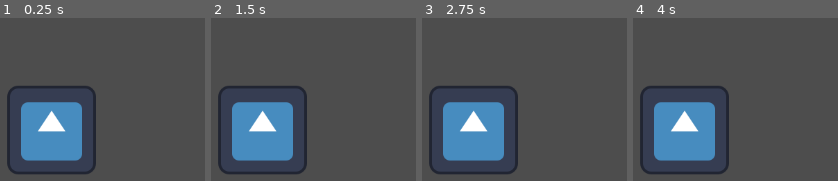
Above: before the commit, frames 1-4 (left to right).
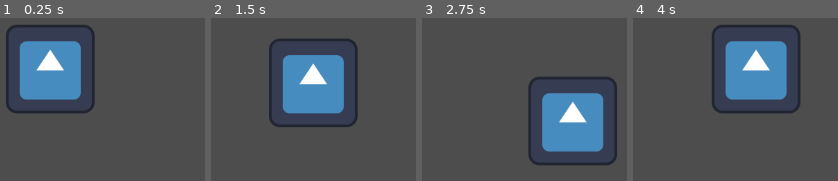
Above: after the commit, the same moments.

Repository: Aer0dev/2024_-openSW_Basic
Game: Godot game, scene res://Scenes/test_stage.tscn
Two runs of this game, one before a commit and one after it. Both use one fixed random seed, a clock stepped at 60 frames per second and the inputs below. The engine's default icon, where the game draws it, is replaced by a stand-in: a white triangle on a blue panel in a dark square.
Inputs:
- Up to frame 1 (0.25 s): no input
- Up to frame 2 (1.5 s): tap Enter at 0.5 s; hold D (right, bound only after the commit) 0.53-1.28 s; hold S (down, bound only after the commit) from 1.28 s (still down)
- Up to frame 3 (2.75 s): release S (down, bound only after the commit) at 2.03 s; hold D (right, bound only after the commit) from 2.03 s (still down)
- Up to frame 4 (4 s): release D (right, bound only after the commit) at 2.78 s; hold W (up, bound only after the commit) 2.78-3.53 s; hold A (left, bound only after the commit) from 3.53 s (still down)

The runs differ from the first frame. In frame 1, 26% of the frame differs, in the area x 2-47%, y 4-96%; in frame 2, 26%; in frame 3, 27%, in the area x 3-96%, y 36-96%; in frame 4, 27%.
Error before the commit: Parse Error: Identifier "screen_size" not declared in the current scope. (res://Scenes/PlayerMovement.gd:6)

Commit message:
Add WASD Movement

Diff:
--- /dev/null
+++ b/Assets/Character/baba.gd
@@ -0,0 +1,14 @@
+extends CharacterBody2D
+
+@export var move_speed : float = 100
+
+func _physics_process(_delta):
+	var input_direction = Vector2(
+		Input.get_action_strength("right") - Input.get_action_strength("left"),
+		Input.get_action_strength("down") - Input.get_action_strength("up")
+	)
+	print(input_direction)
+
+	velocity = input_direction * move_speed
+
+	move_and_slide()
--- /dev/null
+++ b/Assets/Character/baba.tscn
@@ -0,0 +1,15 @@
+[gd_scene load_steps=4 format=3 uid="uid://hmebhprsipv0"]
+
+[ext_resource type="Texture2D" uid="uid://ckftub8sypfxg" path="res://Sprites/icon.svg" id="1_kr5rk"]
+[ext_resource type="Script" path="res://Assets/Character/baba.gd" id="1_npt83"]
+
+[sub_resource type="RectangleShape2D" id="RectangleShape2D_sxcvd"]
+
+[node name="Baba" type="CharacterBody2D"]
+script = ExtResource("1_npt83")
+
+[node name="Sprite2D" type="Sprite2D" parent="."]
+texture = ExtResource("1_kr5rk")
+
+[node name="CollisionShape2D" type="CollisionShape2D" parent="."]
+shape = SubResource("RectangleShape2D_sxcvd")
--- a/Scenes/PlayerMovement.gd
+++ /dev/null
@@ -1,24 +0,0 @@
-extends CharacterBody2D
-
-@export var Speed = 400
-
-func _ready():
-	screen_size = get_viewport_rect().size
-
-
-func _process(delta):
-	var velocity = Vector2.ZERO # The player's movement vector.
-	if Input.is_action_pressed("move_right"):
-		velocity.x += 1
-	if Input.is_action_pressed("move_left"):
-		velocity.x -= 1
-	if Input.is_action_pressed("move_down"):
-		velocity.y += 1
-	if Input.is_action_pressed("move_up"):
-		velocity.y -= 1
-
-	if velocity.length() > 0:
-		velocity = velocity.normalized() * speed
-		$AnimatedSprite2D.play()
-	else:
-		$AnimatedSprite2D.stop()
--- a/Scenes/test_stage.tscn
+++ b/Scenes/test_stage.tscn
@@ -1,21 +1,8 @@
-[gd_scene load_steps=4 format=3 uid="uid://c013kphihdk7b"]
+[gd_scene load_steps=2 format=3 uid="uid://c013kphihdk7b"]
 
-[ext_resource type="Script" path="res://Scenes/PlayerMovement.gd" id="1_00xs2"]
-[ext_resource type="Texture2D" uid="uid://ckftub8sypfxg" path="res://Sprites/icon.svg" id="1_gfn4e"]
-
-[sub_resource type="RectangleShape2D" id="RectangleShape2D_x3v8l"]
+[ext_resource type="PackedScene" uid="uid://hmebhprsipv0" path="res://Assets/Character/baba.tscn" id="1_85y2k"]
 
 [node name="TestStage" type="Node2D"]
 
-[node name="CharacterBody2D" type="CharacterBody2D" parent="."]
-up_direction = Vector2(0.707107, 0.707107)
-script = ExtResource("1_00xs2")
-Speed = null
-
-[node name="Sprite2D" type="Sprite2D" parent="CharacterBody2D"]
-position = Vector2(667, 319)
-texture = ExtResource("1_gfn4e")
-
-[node name="CollisionShape2D" type="CollisionShape2D" parent="CharacterBody2D"]
-shape = SubResource("RectangleShape2D_x3v8l")
-debug_color = Color(0.940879, 0.0336914, 0.59801, 0.42)
+[node name="Baba" parent="." instance=ExtResource("1_85y2k")]
+position = Vector2(665, 231)
--- a/project.godot
+++ b/project.godot
@@ -17,19 +17,27 @@
 
 [input]
 
-move_right={
+left={
 "deadzone": 0.5,
-"events": []
+"events": [Object(InputEventKey,"resource_local_to_scene":false,"resource_name":"","device":-1,"window_id":0,"alt_pressed":false,"shift_pressed":false,"ctrl_pressed":false,"meta_pressed":false,"pressed":false,"keycode":0,"physical_keycode":65,"key_label":0,"unicode":97,"location":0,"echo":false,"script":null)
+, Object(InputEventKey,"resource_local_to_scene":false,"resource_name":"","device":-1,"window_id":0,"alt_pressed":false,"shift_pressed":false,"ctrl_pressed":false,"meta_pressed":false,"pressed":false,"keycode":0,"physical_keycode":4194319,"key_label":0,"unicode":0,"location":0,"echo":false,"script":null)
+]
 }
-move_left={
+right={
 "deadzone": 0.5,
-"events": []
+"events": [Object(InputEventKey,"resource_local_to_scene":false,"resource_name":"","device":-1,"window_id":0,"alt_pressed":false,"shift_pressed":false,"ctrl_pressed":false,"meta_pressed":false,"pressed":false,"keycode":0,"physical_keycode":68,"key_label":0,"unicode":100,"location":0,"echo":false,"script":null)
+, Object(InputEventKey,"resource_local_to_scene":false,"resource_name":"","device":-1,"window_id":0,"alt_pressed":false,"shift_pressed":false,"ctrl_pressed":false,"meta_pressed":false,"pressed":false,"keycode":0,"physical_keycode":4194321,"key_label":0,"unicode":0,"location":0,"echo":false,"script":null)
+]
 }
-move_up={
+up={
 "deadzone": 0.5,
-"events": []
+"events": [Object(InputEventKey,"resource_local_to_scene":false,"resource_name":"","device":-1,"window_id":0,"alt_pressed":false,"shift_pressed":false,"ctrl_pressed":false,"meta_pressed":false,"pressed":false,"keycode":0,"physical_keycode":87,"key_label":0,"unicode":119,"location":0,"echo":false,"script":null)
+, Object(InputEventKey,"resource_local_to_scene":false,"resource_name":"","device":-1,"window_id":0,"alt_pressed":false,"shift_pressed":false,"ctrl_pressed":false,"meta_pressed":false,"pressed":false,"keycode":0,"physical_keycode":4194320,"key_label":0,"unicode":0,"location":0,"echo":false,"script":null)
+]
 }
-move_down={
+down={
 "deadzone": 0.5,
-"events": []
+"events": [Object(InputEventKey,"resource_local_to_scene":false,"resource_name":"","device":-1,"window_id":0,"alt_pressed":false,"shift_pressed":false,"ctrl_pressed":false,"meta_pressed":false,"pressed":false,"keycode":0,"physical_keycode":83,"key_label":0,"unicode":115,"location":0,"echo":false,"script":null)
+, Object(InputEventKey,"resource_local_to_scene":false,"resource_name":"","device":-1,"window_id":0,"alt_pressed":false,"shift_pressed":false,"ctrl_pressed":false,"meta_pressed":false,"pressed":false,"keycode":0,"physical_keycode":4194322,"key_label":0,"unicode":0,"location":0,"echo":false,"script":null)
+]
 }
